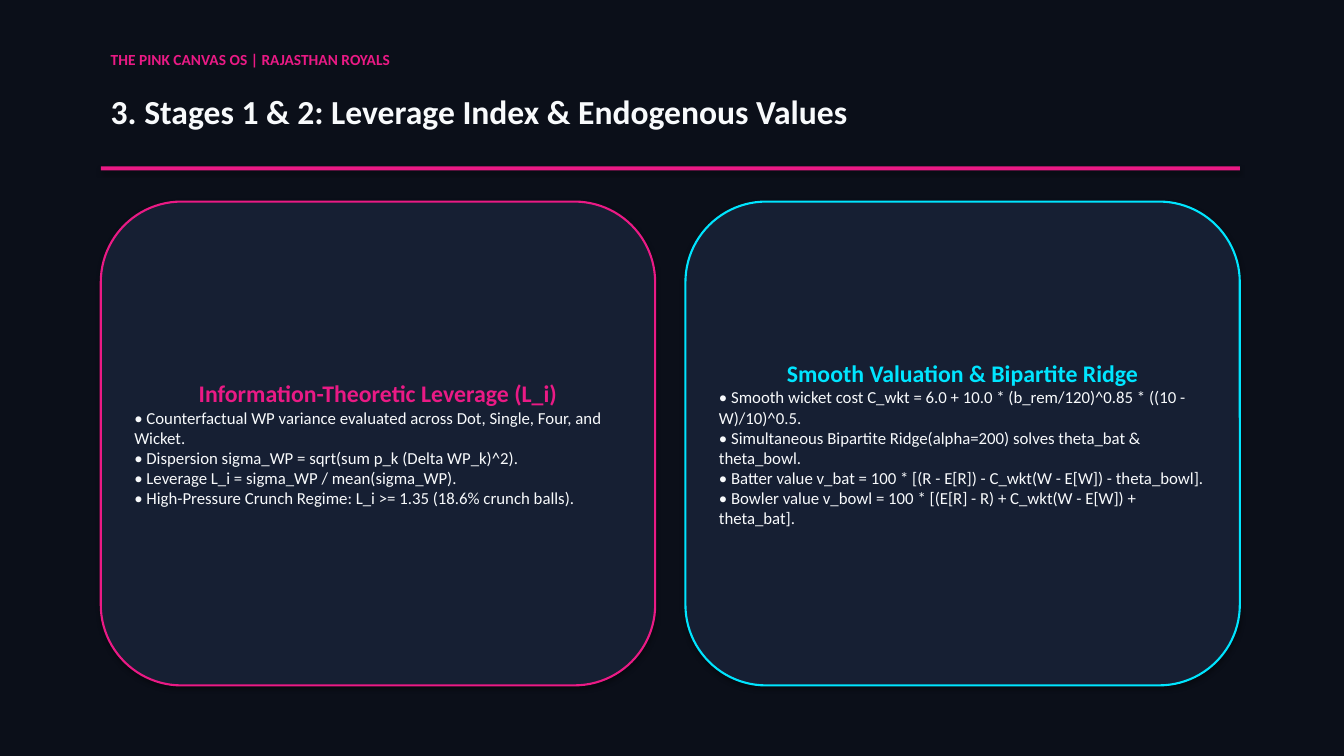
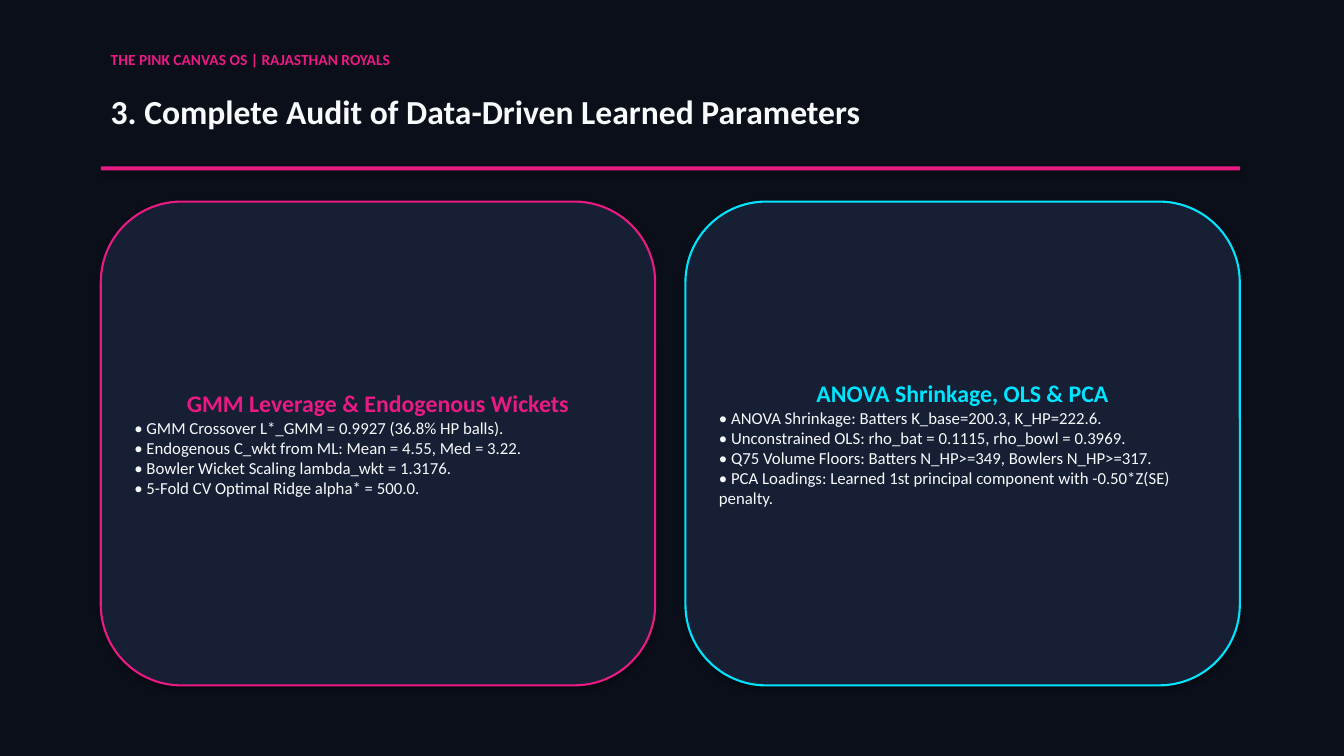
Before and after one commit to passionate-coder26/SupeRR-selector, a slide deck: slide 4 of assets/SupeRR_Selector_S2_Methodology_Report.pptx. Drawn at 1344x756 pixels with LibreOffice and Linux fonts; fonts in the diff are those of the drawing. Boxes give left, top, right and bottom in pixels: in the first picture for what was removed or moved away, otherwise in the second. Text is boxed around its words. In the diff, an @@ line names an element or a change of style, - is before the commit and + after.

```diff
--- a/assets/SupeRR_Selector_S2_Methodology_Report.pptx
+++ b/assets/SupeRR_Selector_S2_Methodology_Report.pptx
@@ text at (111, 100, 860, 130): text changed @@
-3. Stages 1 & 2: Leverage Index & Endogenous Values
+3. Complete Audit of Data-Driven Learned Parameters
@@ text in rounded rectangle at (719, 385, 1169, 507): text changed @@
-Smooth Valuation & Bipartite Ridge
-• Smooth wicket cost C_wkt = 6.0 + 10.0 * (b_rem/120)^0.85 * ((10 - W)/10)^0.5.
-• Simultaneous Bipartite Ridge(alpha=200) solves theta_bat & theta_bowl.
-• Batter value v_bat = 100 * [(R - E[R]) - C_wkt(W - E[W]) - theta_bowl].
-• Bowler value v_bowl = 100 * [(E[R] - R) + C_wkt(W - E[W]) + theta_bat].
+ANOVA Shrinkage, OLS & PCA
+• ANOVA Shrinkage: Batters K_base=200.3, K_HP=222.6.
+• Unconstrained OLS: rho_bat = 0.1115, rho_bowl = 0.3969.
+• Q75 Volume Floors: Batters N_HP>=349, Bowlers N_HP>=317.
+• PCA Loadings: Learned 1st principal component with -0.50*Z(SE) penalty.
@@ text in rounded rectangle at (146, 395, 569, 497): text changed @@
-Information-Theoretic Leverage (L_i)
-• Counterfactual WP variance evaluated across Dot, Single, Four, and Wicket.
-• Dispersion sigma_WP = sqrt(sum p_k (Delta WP_k)^2).
-• Leverage L_i = sigma_WP / mean(sigma_WP).
-• High-Pressure Crunch Regime: L_i >= 1.35 (18.6% crunch balls).
+GMM Leverage & Endogenous Wickets
+• GMM Crossover L*_GMM = 0.9927 (36.8% HP balls).
+• Endogenous C_wkt from ML: Mean = 4.55, Med = 3.22.
+• Bowler Wicket Scaling lambda_wkt = 1.3176.
+• 5-Fold CV Optimal Ridge alpha* = 500.0.
```
Also in this commit, not shown: 8 other slides changed, 14 other files.
